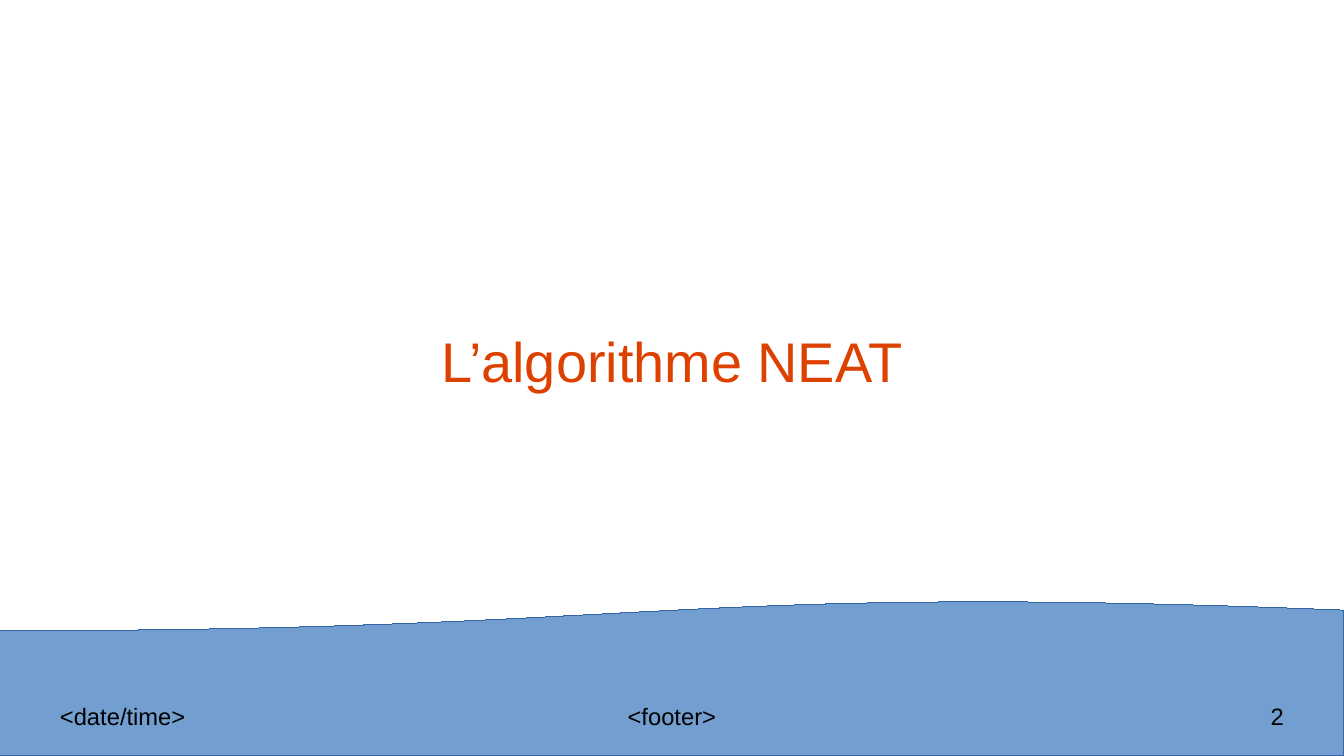
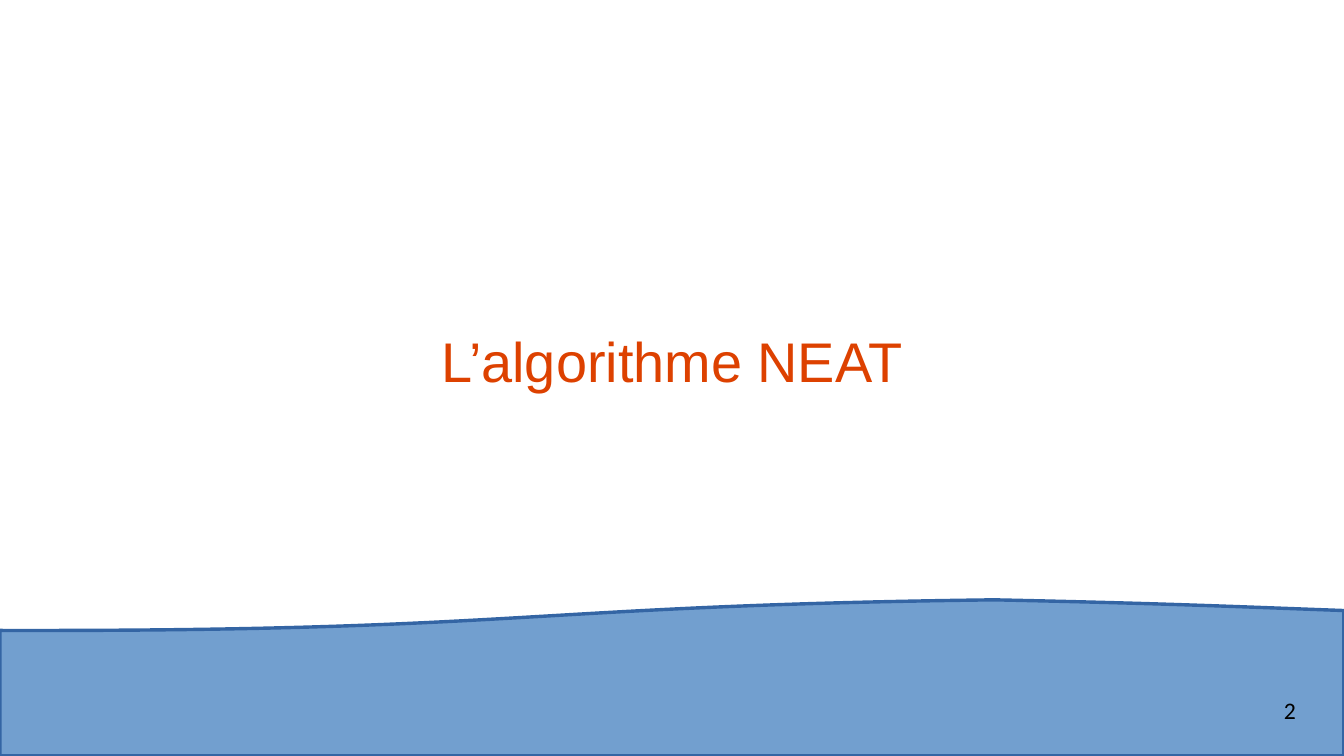
Before and after one commit to totobono4/NEAT_SML_Python, a slide deck: slide 2 of Presentation/Comment_Une_IA_Gagne_Aux_JV.odp. Drawn at 1344x756 pixels with LibreOffice and Linux fonts; fonts in the diff are those of the drawing. Boxes give left, top, right and bottom in pixels: in the first picture for what was removed or moved away, otherwise in the second. Text is boxed around its words. In the diff, an @@ line names an element or a change of style, - is before the commit and + after.

```diff
--- a/Presentation/Comment_Une_IA_Gagne_Aux_JV.odp
+++ b/Presentation/Comment_Une_IA_Gagne_Aux_JV.odp
@@ flow chart document removed at (0, 600, 1344, 756) @@
@@ freeform shape added at (0, 600, 1344, 756), fill #729FCF, outline #3465A4 2.01 pt @@
@@ text removed at (60, 708, 185, 726) @@
-<date/time>
@@ text removed at (628, 708, 716, 726) @@
-<footer>
@@ page number at (1284, 703, 1296, 719): font Arial to Calibri @@
```
Also in this commit, not shown: 2 other slides changed, 2 other files.
